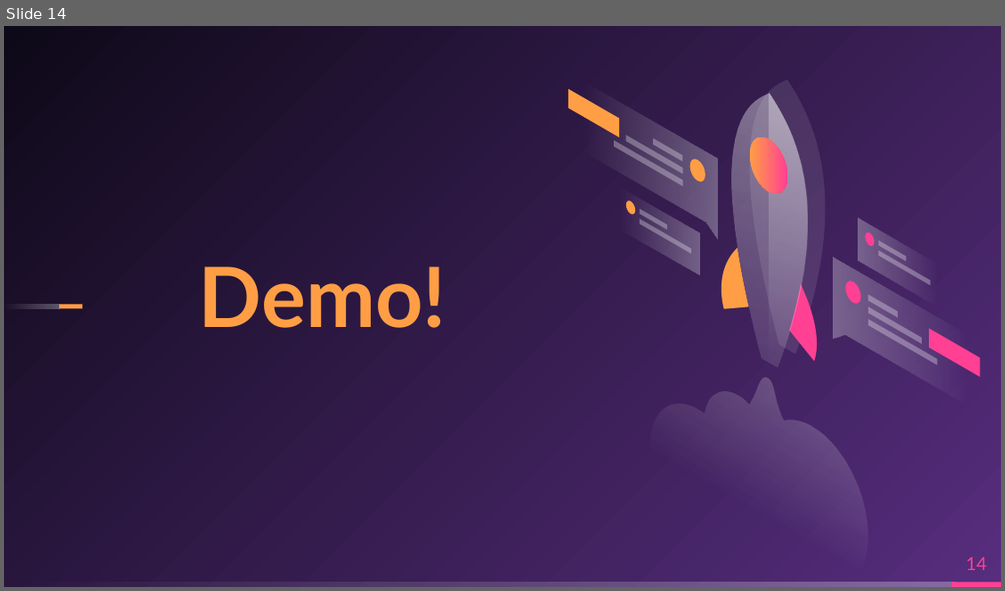
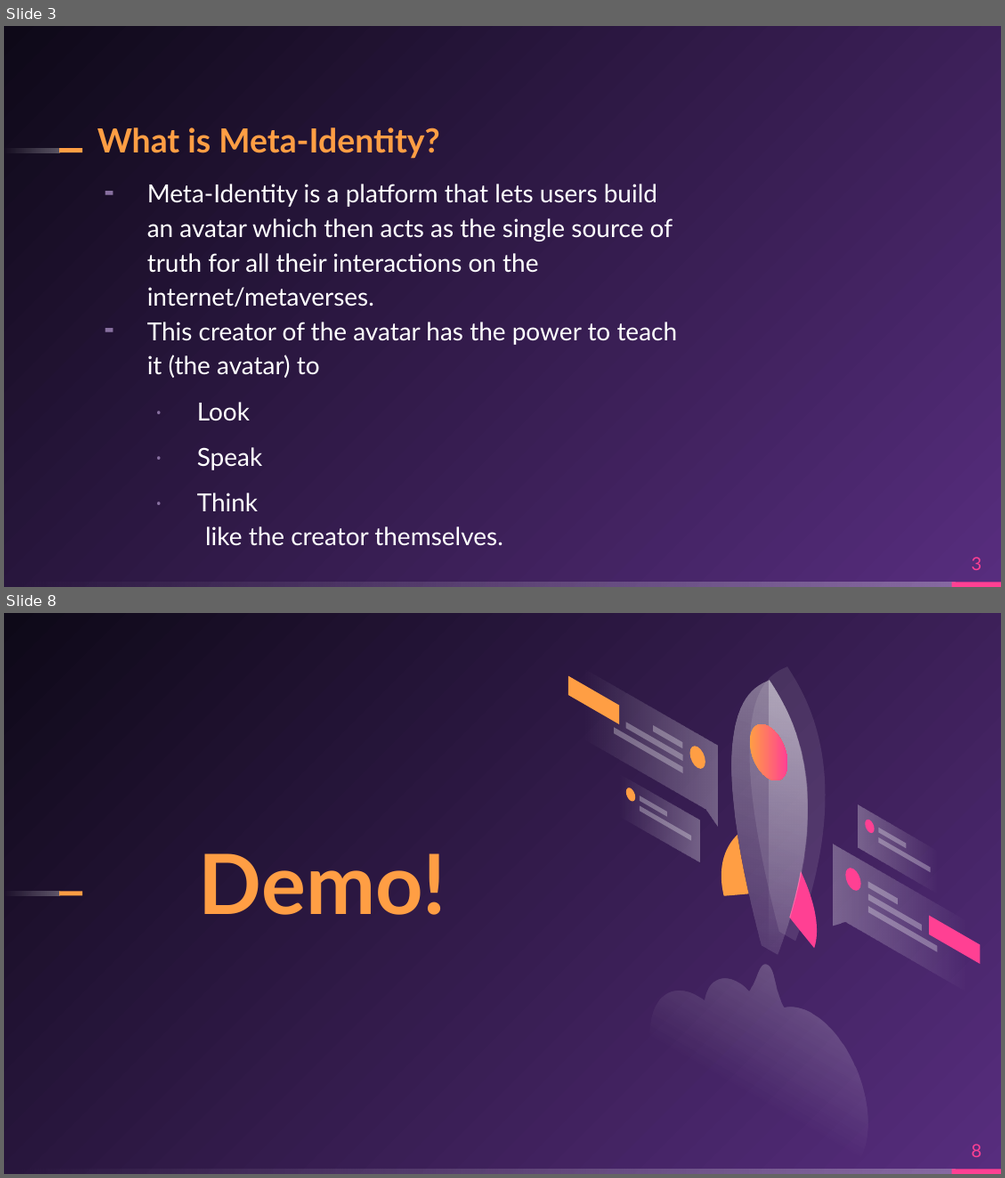
Before and after one commit to sacredvoid/hackUMass22, a slide deck: Meta-Indentity.pptx. Shown one above the other, each under a label of ours: slide 14 before the commit, slides 3 and 8 after it; the slides between them are not shown. The pictures are 1005x591 and 1005x1178 pixels, drawn with LibreOffice and Linux fonts; fonts in the diff are those of the drawing. Boxes give left, top, right and bottom in pixels: in the first picture for what was removed or moved away, otherwise in the second. Text is boxed around its words. In the diff, an @@ line names an element or a change of style, - is before the commit and + after.

```diff
--- a/Meta-Indentity.pptx
+++ b/Meta-Indentity.pptx
@@ slide 3 added at [4,26,1001,587], background gradient #572D7E to #0E0918; not listed: 2 template elements that a slide beside it also shows @@
@@ title added at [97,127,439,159], 24 pt, text #FF9E44, bold @@
+What is Meta-Identity?
@@ rectangle added at [4,149,60,153], fill gradient #FFFFFF @@
@@ rectangle added at [59,149,81,153], fill #FF9E44 @@
@@ text added at [147,184,678,546], 18 pt, text #FFFFFF @@
+╸ Meta-Identity is a platform that lets users build an avatar which then acts as the single source of truth for all their interactions on the internet/metaverses.
+╸ This creator of the avatar has the power to teach it (the avatar) to
+  ‧ Look
+  ‧ Speak
+  ‧ Think
+like the creator themselves.
@@ page number added at [971,556,982,570], 13 pt, text #FF4093 @@
+3
@@ what was slide 14 is now slide 8 @@
@@ page number at [971,1143,982,1157]: text changed @@
-14
+8
```
Also in this commit, not shown: 7 slides changed.
